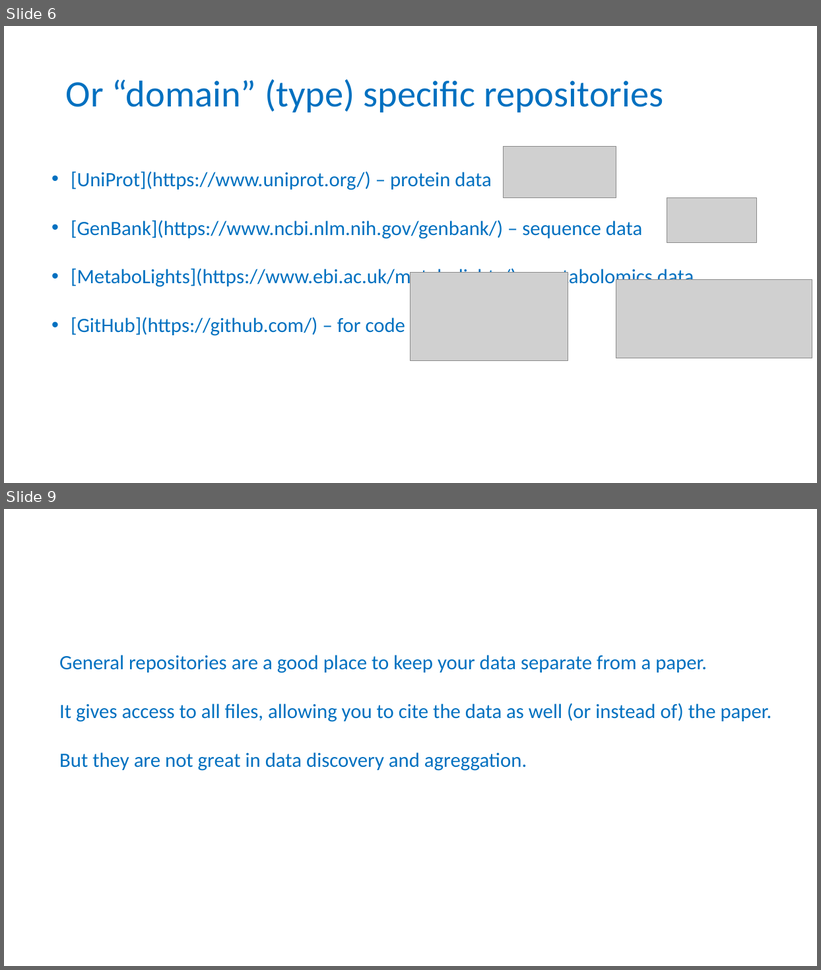
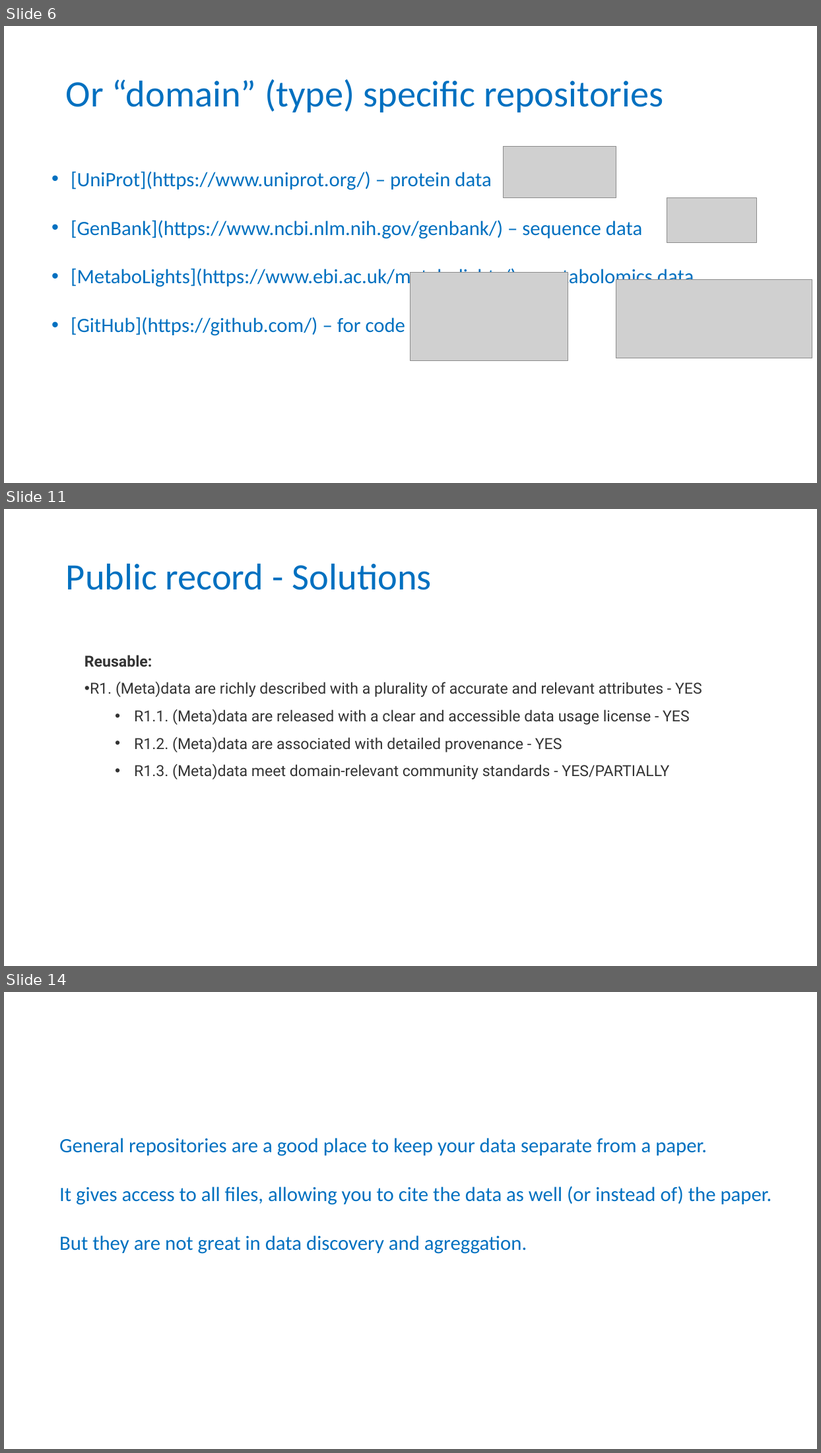
Before and after one commit to tobyhodges/solid-waddle, a slide deck: instructors/13-Repositories_v2.0.pptx. Shown one above the other, each under a label of ours: slides 6 and 9 before the commit, slides 6, 11 and 14 after it; the slides between them are not shown. The pictures are 821x970 and 821x1453 pixels, drawn with LibreOffice and Linux fonts; fonts in the diff are those of the drawing; grey boxes stand for pictures; background and template pictures are left out. Boxes give left, top, right and bottom in pixels: in the first picture for what was removed or moved away, otherwise in the second. Text is boxed around its words. In the diff, an @@ line names an element or a change of style, - is before the commit and + after.

Commit message:
modified slides for data repositories

```diff
--- a/instructors/13-Repositories_v2.0.pptx
+++ b/instructors/13-Repositories_v2.0.pptx
@@ slide 11 added at bbox=[4, 509, 817, 966], background #FFFFFF @@
@@ title added at bbox=[66, 563, 432, 590], 44 pt, text #0070C0 @@
+Public record - Solutions
@@ text added at bbox=[85, 655, 702, 780], 18 pt, text #333333 @@
+Reusable:
+• R1. (Meta)data are richly described with a plurality of accurate and relevant attributes - YES
+  • R1.1. (Meta)data are released with a clear and accessible data usage license - YES
+  • R1.2. (Meta)data are associated with detailed provenance - YES
+  • R1.3. (Meta)data meet domain-relevant community standards - YES/PARTIALLY
@@ what was slide 9 is now slide 14 @@
```
Also in this commit, not shown: 5 slides changed, 7 other slides added.
